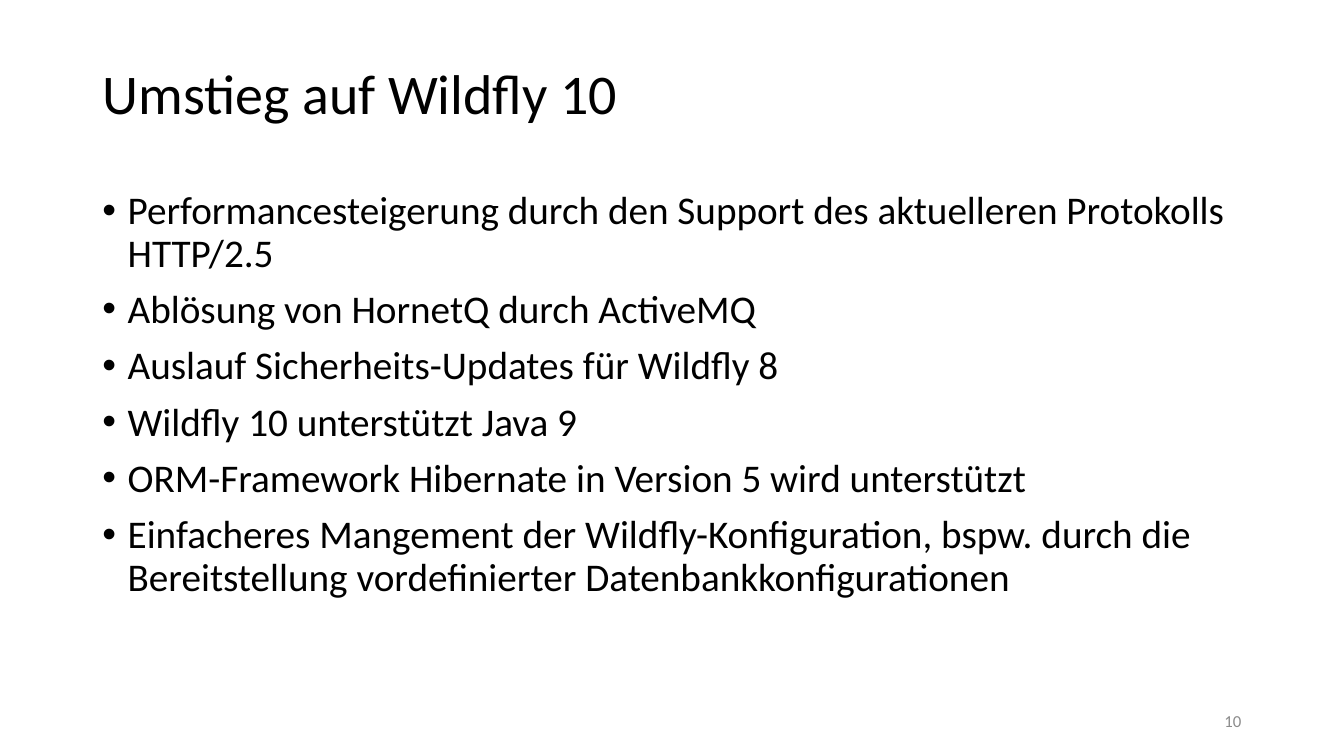
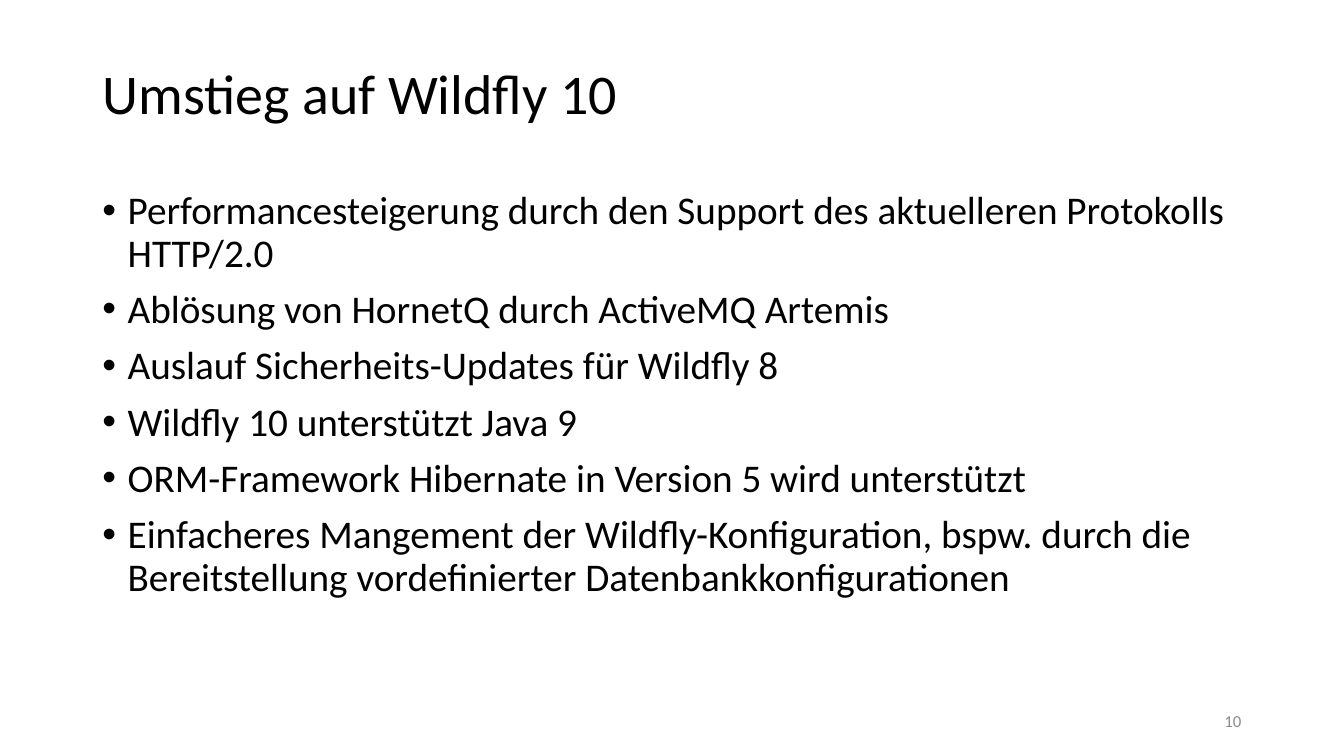
Before and after one commit to chrissike/chatapplication, a slide deck: slide 10 of dokumentation/vortrag.pptx. Drawn at 1344x756 pixels with LibreOffice and Linux fonts; fonts in the diff are those of the drawing; background and template pictures are left out. Boxes give left, top, right and bottom in pixels: in the first picture for what was removed or moved away, otherwise in the second. Text is boxed around its words. In the diff, an @@ line names an element or a change of style, - is before the commit and + after.

```diff
--- a/dokumentation/vortrag.pptx
+++ b/dokumentation/vortrag.pptx
@@ text at <box>128,196,1224,330</box>: text changed @@
-• Performancesteigerung durch den Support des aktuelleren Protokolls HTTP/2.5
-• Ablösung von HornetQ durch ActiveMQ
+• Performancesteigerung durch den Support des aktuelleren Protokolls HTTP/2.0
+• Ablösung von HornetQ durch ActiveMQ Artemis
```
Also in this commit, not shown: 5 other slides changed, 2 other files.
